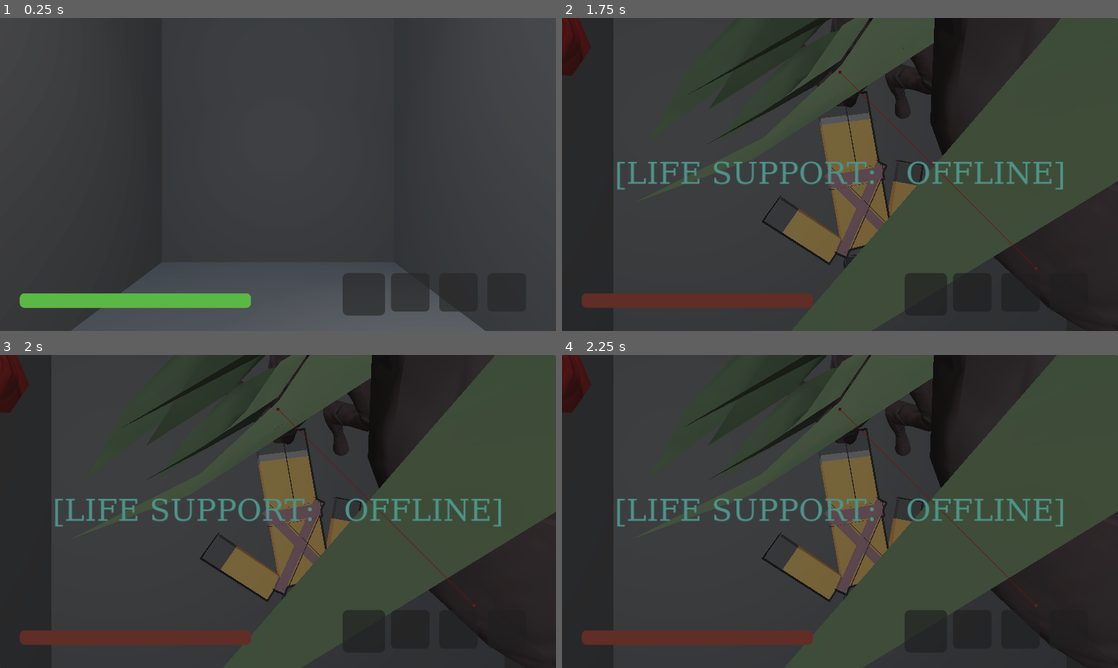
Above: before the commit, frames 1-4 (two rows, left to right).
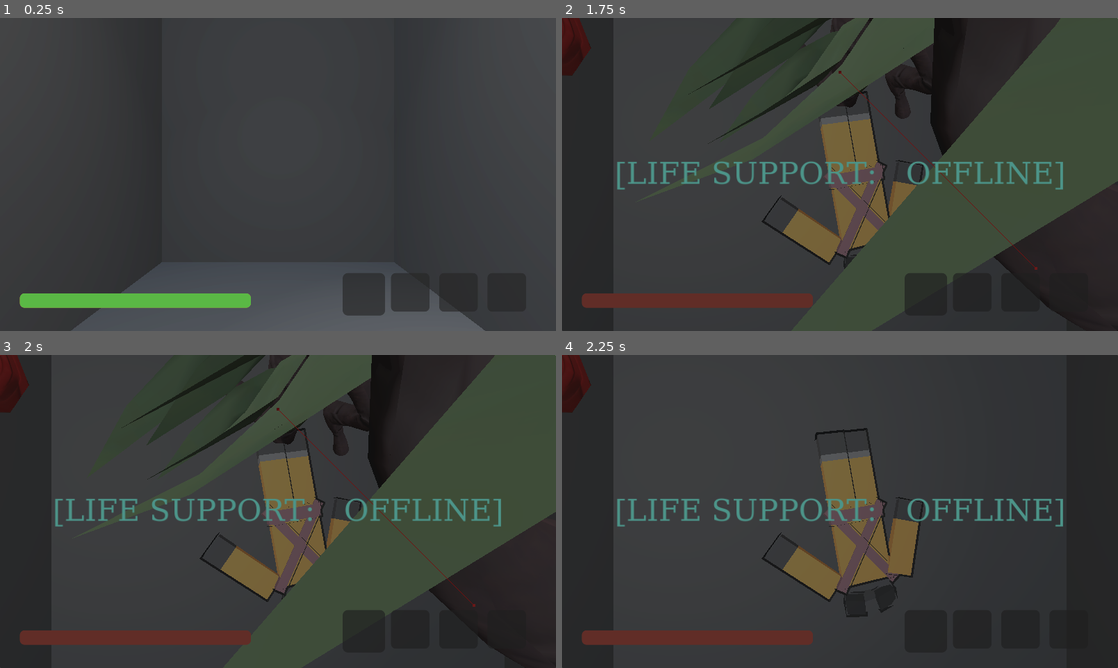
Above: after the commit, the same moments.

Repository: SavageMode123/Lethal-Company
Game: Godot game, scene res://main.tscn
Two runs of this game, one before a commit and one after it. Both use one fixed random seed, a clock stepped at 60 frames per second and the inputs below.
Inputs (mouse positions are in pixels of both pictures, inside the frame that each line leads up to):
- Up to frame 1 (0.25 s): no input
- Up to frame 2 (1.75 s): move the mouse to (867, 174) at 0.52 s; hold W (Forward) from 0.53 s (still down); tap C (Crouch) at 0.6 s; tap Space (Jump) at 0.77, 1.52 s; move the mouse to (812, 174) at 1.27 s; tap G (Drop) at 1.35 s
- Up to frame 3 (2 s): keep holding W (Forward)
- Up to frame 4 (2.25 s): keep holding W (Forward); move the mouse to (851, 505) at 2.02 s; tap E (Interact) at 2.1 s

Frames 1-3 are identical in both runs. In frame 4, 19% of the frame differs, in the area x 22-100%, y 0-96%.
Error before the commit: Invalid access to property or key 'navigation_mesh' on a base object of type 'Nil'. (res://Bracken.gd:107)

Commit message:
Merging Entity branch

Diff:
--- a/Game.gd
+++ b/Game.gd
@@ -24,9 +24,12 @@
 func spawn_entity():
 	var entity = EntityModels.instantiate()
 	entity.player = Players.get_children()[rng.randi_range(0, len(Players.get_children())-1)]
+	entity.navRegion = Map
+
 	var rand_pos: Vector3 = Map.get_children()[rng.randi_range(0, len(Map.get_children())-1)].global_position
 	entity.position = rand_pos + Vector3(0, 1, 0)
 	Entities.add_child(entity)
+
 	print("added entity")
 
 # Sending Raycast from Point A -> Point B and Returning Result
